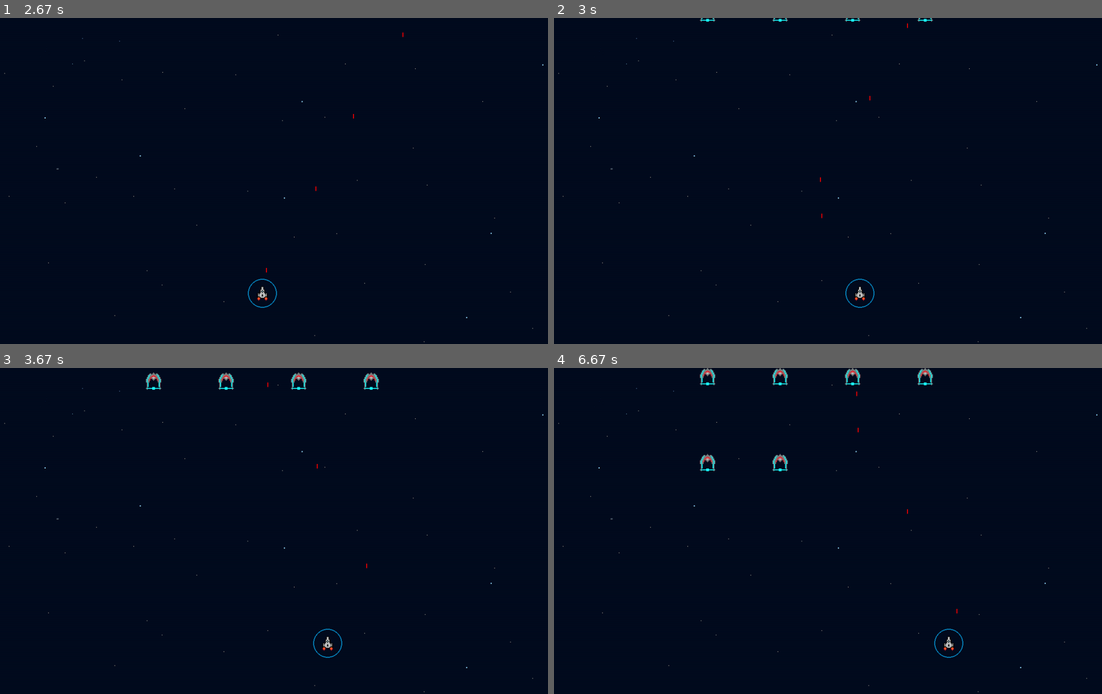
Above: before the commit, frames 1-4 (two rows, left to right).
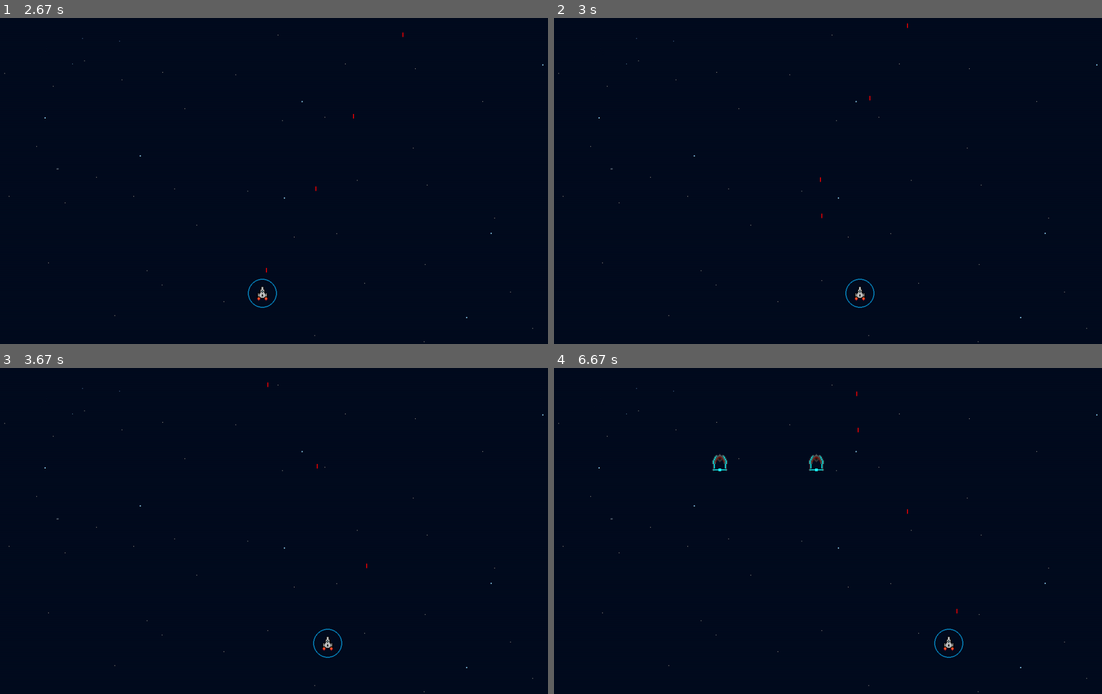
Above: after the commit, the same moments.

Repository: dagrooms52/SpaceBattle
Game: pygame game, started from Source/Code/main.py
Same seed, same stepped clock (60 frames per second), same inputs: the game is played once before the commit and once after it.
Inputs:
- Up to frame 1 (2.67 s): tap Enter at 0.33 s; hold Right 0.67-1.13 s; hold Right 1.17-1.63 s; tap Space at 1.23, 1.53, 1.73, 2.03, 2.3, 2.6 s; hold Left 1.67-2.2 s; hold Left 2.23-2.63 s
- Up to frame 2 (3 s): hold Right from 2.67 s (still down); tap Space at 2.73 s
- Up to frame 3 (3.67 s): tap Space at 3.03, 3.4 s; release Right at 3.3 s; hold Left from 3.33 s (still down)
- Up to frame 4 (6.67 s): tap Space at 3.7, 3.9, 4.2, 4.4, 4.7, 4.9, 5.2, 5.47, 5.77, 5.9, 6.2, 6.57 s; release Left at 3.8 s; hold Right 3.83-4.3 s; hold Right 4.33-4.8 s; hold Left 4.83-5.37 s; hold Left 5.4-5.8 s; hold Right 5.83-6.47 s; hold Left from 6.5 s (still down)

Frame 1 is identical in both runs. In frame 2, less than 0.1% of the frame differs, in the area x 26-70%, y 0-2%; in frame 3, 0.4%; in frame 4, 0.7%, in the area x 26-70%, y 0-32%.

Commit message:
Added boss and spread aliens out
Added a boss with new image. Need to give larger hp.

Diff:
--- a/Source/Code/classes.py
+++ b/Source/Code/classes.py
@@ -144,7 +144,7 @@
 class Alien(pygame.sprite.Sprite):
 
     # --- Alien class variables
-    speed = 1
+    speed = 2
     width = 0
     height = 0
 
@@ -202,3 +202,20 @@
     def setStart(self, xCoord, yCoord):
         self.rect.x = xCoord
         self.rect.y = yCoord
+
+class Boss(Alien):
+
+    def __init__(self):
+        # Sprite -> Alien -> Boss
+        pygame.sprite.Sprite.__init__(self)
+
+        self.image = pygame.image.load("../Assets/Sprites/Boss.png").convert()
+        self.image.set_colorkey(WHITE)
+
+        self.rect = self.image.get_rect()
+        self.width = self.image.get_width()
+        self.height = self.image.get_height()
+
+        self.rect.y = 0
+        self.rect.x = 0
+        self.speed = 1
--- a/Source/Code/screens.py
+++ b/Source/Code/screens.py
@@ -52,7 +52,8 @@
 
         # --- Initializations ---
         self.score = 0
-        self.numAliens = 100
+        self.numAliens = 30
+        self.bossyet = False
 
         # Initialize player
         self.player = Player(self.width / 2)
@@ -78,15 +79,15 @@
         row_count = 0
         while aliens_left > 0:
             row_count += 1
-            numberInRow = random.randrange(3, 6)
+            numberInRow = random.randrange(2, 4)
             for j in range(numberInRow):
                 alien = Alien()
 
                 # Set alien position
                 increment = swarm_width / numberInRow
-                xpos = (j * increment) - (alien.width / 2) + (increment / 2) + \
-                       ((self.width - swarm_width) / 2)
-                ypos = -row_count * (alien.height * 5)
+                xpos = (j * increment) - (alien.width / 2) \
+                        + (increment / 2) + ((self.width - swarm_width) / 2)
+                ypos = -row_count * (alien.height * 15)
                 alien.moveToCoord(xpos, ypos)
                 aliens_left -= 1
 
@@ -134,6 +135,14 @@
             self.player.numLasers -= 1
             print("number of lasers: " + str(self.player.numLasers))
 
+        # Send boss if all aliens are dead
+        if len(self.alien_list.sprites()) == 0 and not self.bossyet:
+            self.bossyet = True
+            boss = Boss()
+            boss.moveToCoord((self.width/2) - boss.width, -boss.height)
+            self.alien_list.add(boss)
+            self.all_sprites_list.add(boss)
+
         # Firing alien lasers
         aliens = self.alien_list.sprites()
         if len(aliens) > 0 :
Binary file changed: Source/Assets/Sprites/Alien.png
Binary file added: Source/Assets/Sprites/Boss.png
Binary file removed: Source/Assets/Sprites/SpaceshipShield1.png
Binary file removed: Source/Assets/Sprites/SpaceshipShield2.png
Binary file removed: Source/Assets/Sprites/SpaceshipShield3.png
Binary file added: Source/Assets/Sprites/missile.png
